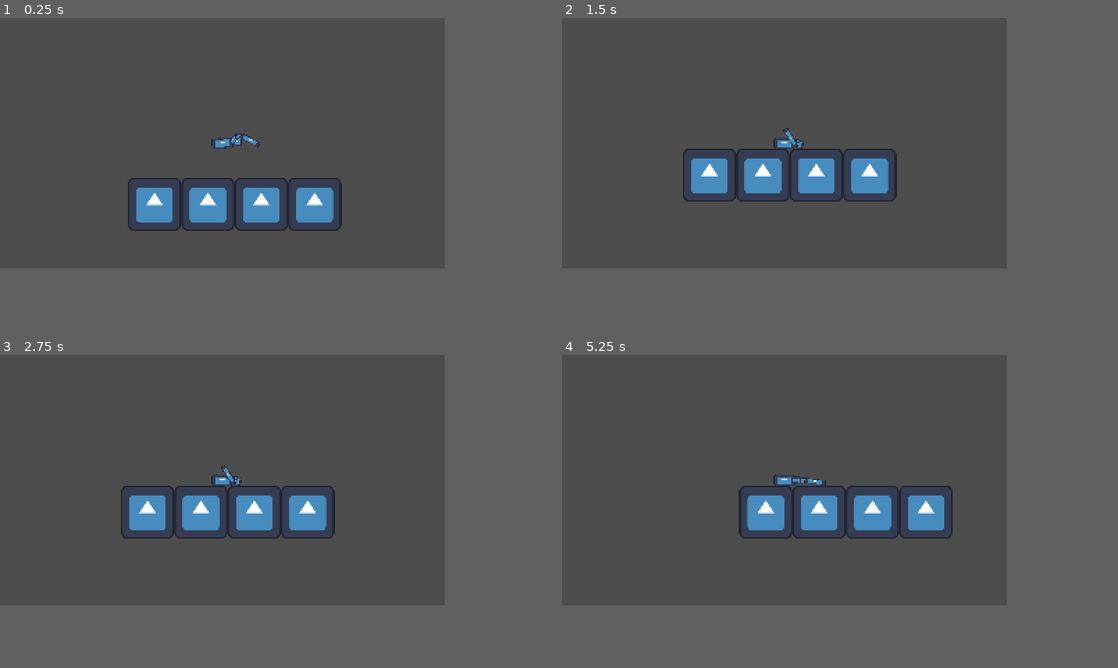
Above: before the commit, frames 1-4 (two rows, left to right).
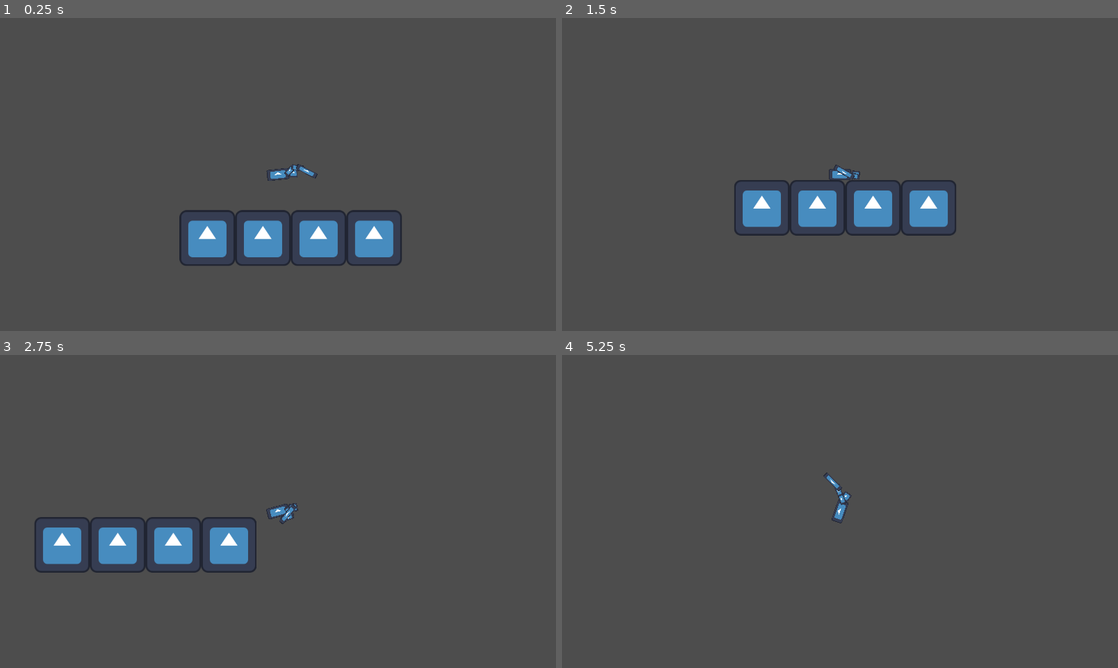
Above: after the commit, the same moments.

Repository: louisng-coder/buckshot_sisyphus
Game: Godot game, scene res://scenes/stage.tscn
The game is run twice, just before and just after one commit, with the same random seed, the same clock (stepped at 60 frames per second) and the same inputs. The engine's default icon, where the game draws it, is replaced by a stand-in: a white triangle on a blue panel in a dark square.
Inputs (mouse positions are in pixels of both pictures, inside the frame that each line leads up to):
- Up to frame 1 (0.25 s): no input
- Up to frame 2 (1.5 s): move the mouse to (884, 130) at 0.52 s; hold Right mouse button (aim) 0.53-1.28 s; tap Enter at 1.25 s; move the mouse to (695, 155) at 1.27 s; click (695, 155) at 1.35 s
- Up to frame 3 (2.75 s): tap Space (shoot) at 2, 2.1 s; move the mouse to (266, 423) at 2.02 s
- Up to frame 4 (5.25 s): move the mouse to (762, 530) at 2.77 s; right-click (762, 530) at 2.85 s; move the mouse to (917, 517) at 3.52 s; press the mouse at (917, 517) at 3.53 s; move the mouse to (650, 442) at 4.27 s; release the mouse at (650, 442) at 4.28 s; tap Space (shoot) at 4.35 s; move the mouse to (806, 480) at 5.02 s; hold Right mouse button (aim) from 5.03 s (still down)
In our replay, the window is 640x360 before the commit and 800x450 after it. These sizes can differ from the game's own. Grey fills any space a smaller window leaves; there, only what the larger window draws over its background counts as a difference.

The runs differ from the first frame. In frame 1, 7.6% of the frame differs, in the area x 23-73%, y 36-80%; in frame 2, 7.3%; in frame 3, 7.6%; in frame 4, 3.9%.

Commit message:
1920x1080

Diff:
--- a/project.godot
+++ b/project.godot
@@ -21,8 +21,8 @@
 
 [display]
 
-window/size/viewport_width=320
-window/size/viewport_height=180
+window/size/viewport_width=1920
+window/size/viewport_height=1080
 window/stretch/mode="viewport"
 
 [input]
@@ -42,7 +42,7 @@
 "events": [Object(InputEventKey,"resource_local_to_scene":false,"resource_name":"","device":-1,"window_id":0,"alt_press …(191 unchanged characters)…
 ]
 }
-look={
+loop={
 "deadzone": 0.2,
 "events": [Object(InputEventKey,"resource_local_to_scene":false,"resource_name":"","device":-1,"window_id":0,"alt_press …(195 unchanged characters)…
 ]
--- a/scenes/player.tscn
+++ b/scenes/player.tscn
@@ -25,7 +25,7 @@
 node_b = NodePath("../../uppperarm")
 
 [node name="Camera2D" type="Camera2D" parent="Body"]
-zoom = Vector2(0.3, 0.3)
+zoom = Vector2(1.5, 1.5)
 
 [node name="uppperarm" type="RigidBody2D" parent="."]
 position = Vector2(41, 0)
